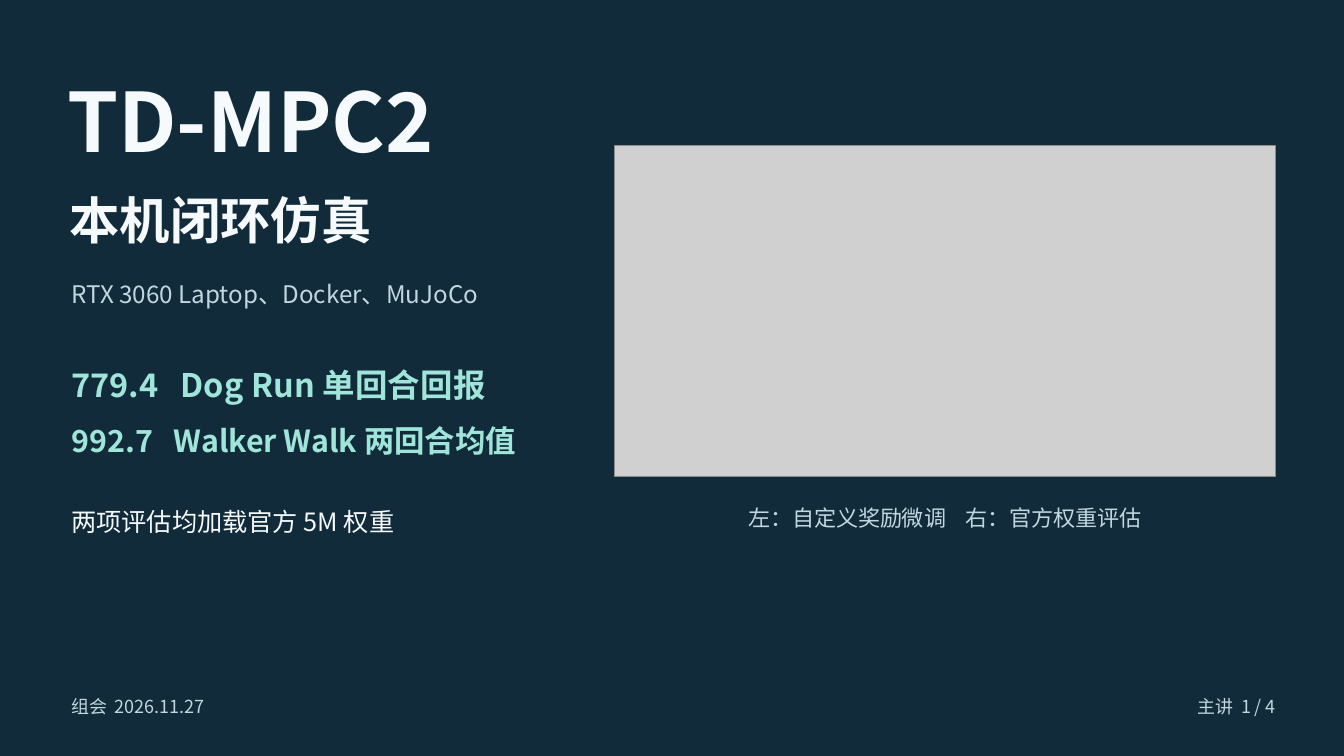
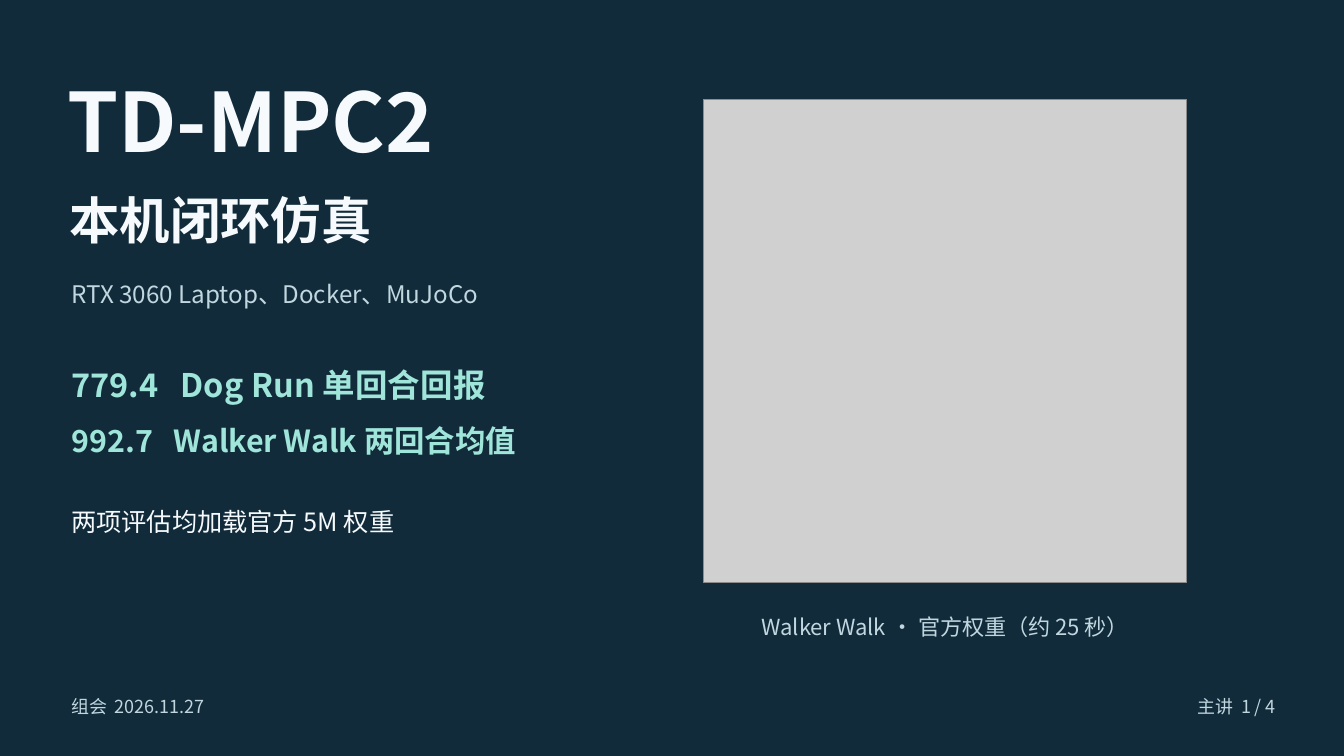
Before and after one commit to tungchiahui/tungchiahui_content, a slide deck: slide 1 of content/posts/2026-11-27-组会-TD-MPC2-主讲稿.pptx. Drawn at 1344x756 pixels with LibreOffice and Linux fonts; fonts in the diff are those of the drawing; grey boxes stand for pictures. Boxes give left, top, right and bottom in pixels: in the first picture for what was removed or moved away, otherwise in the second. Text is boxed around its words. In the diff, an @@ line names an element or a change of style, - is before the commit and + after.

Commit message:
docs:update td mpc2 ppt

```diff
--- a/content/posts/2026-11-27-组会-TD-MPC2-主讲稿.pptx
+++ b/content/posts/2026-11-27-组会-TD-MPC2-主讲稿.pptx
@@ picture: place and size @@
-picture at <box>614,146,1275,477</box>
+picture at <box>704,100,1187,583</box>
@@ text at <box>762,616,1128,637</box>: text changed @@
-左：自定义奖励微调 右：官方权重评估
+Walker Walk · 官方权重（约 25 秒）
```
